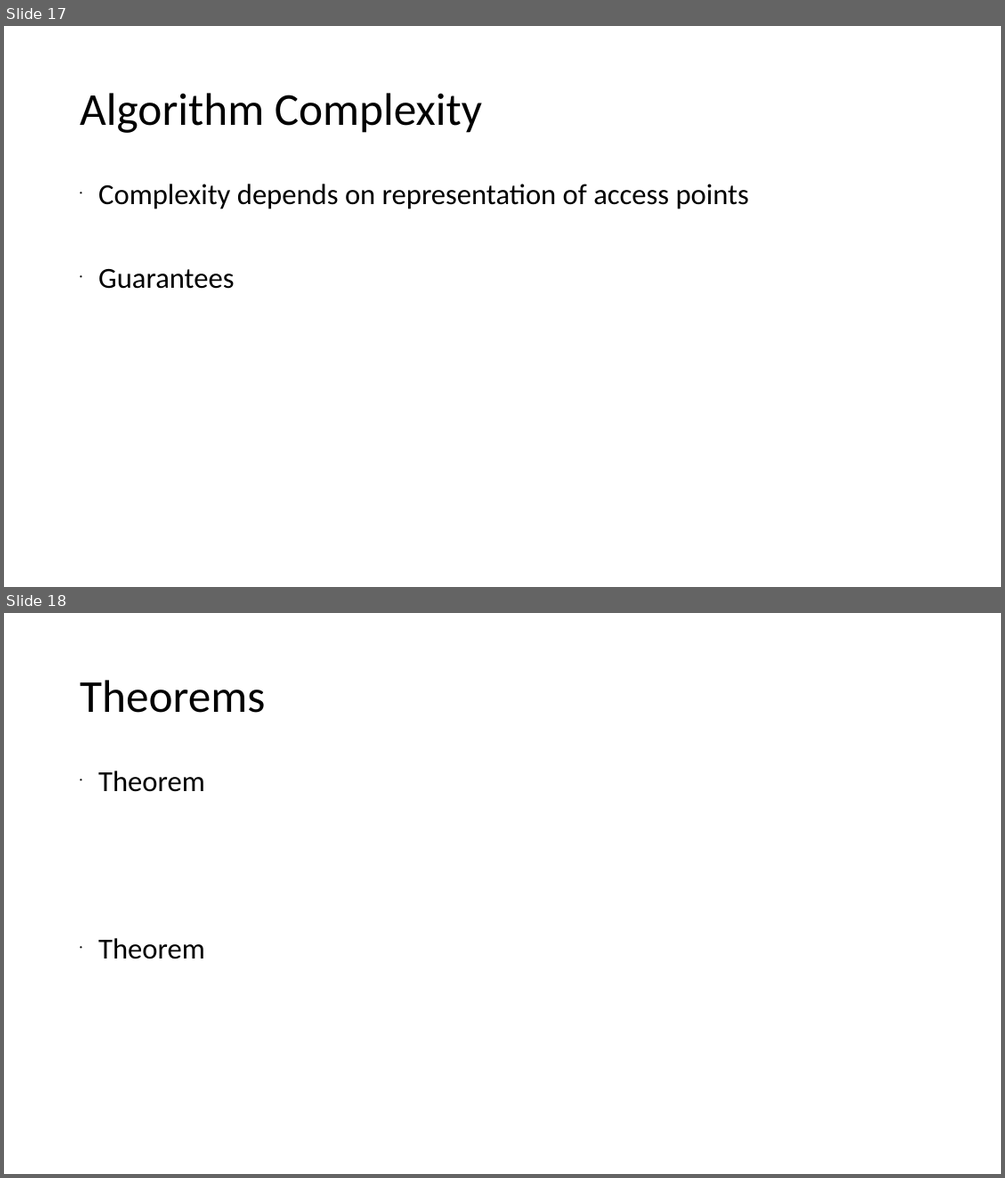
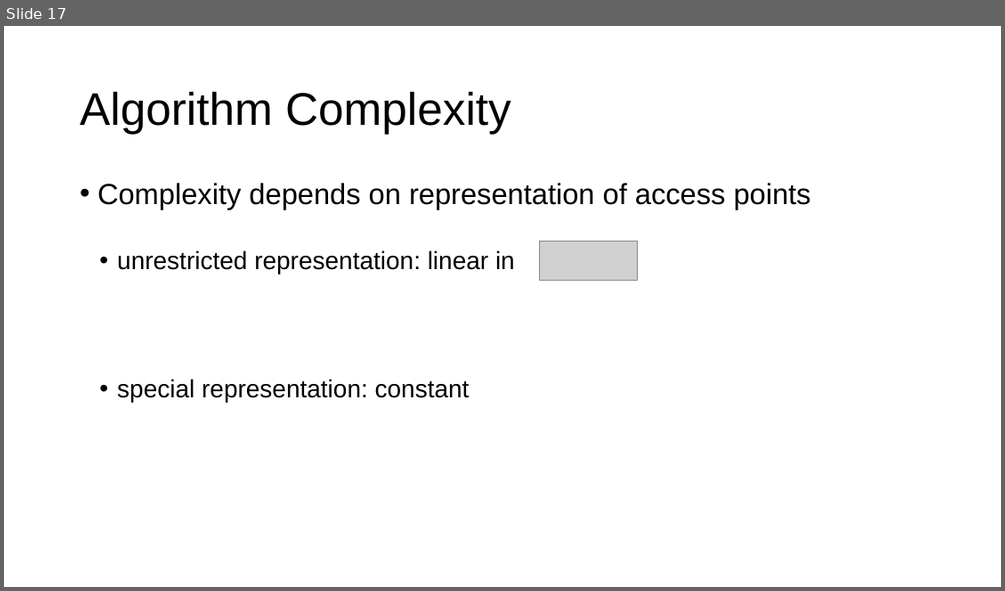
Before and after one commit to xiaohe27/Tasks, a slide deck: Slides/qual-presentation.ppt. Shown one above the other, each under a label of ours: slides 17 and 18 before the commit, slide 17 after it. The pictures are 1005x1178 and 1005x591 pixels, drawn with LibreOffice and Linux fonts; fonts in the diff are those of the drawing; grey boxes stand for pictures. Boxes give left, top, right and bottom in pixels: in the first picture for what was removed or moved away, otherwise in the second. Text is boxed around its words. In the diff, an @@ line names an element or a change of style, - is before the commit and + after.

```diff
--- a/Slides/qual-presentation.ppt
+++ b/Slides/qual-presentation.ppt
@@ slide 18 removed at (4, 613, 1001, 1174), background #FFFFFF @@
@@ title removed at (80, 680, 265, 713) @@
-Theorems
@@ text removed at (98, 771, 205, 959) @@
-• Theorem
-• Theorem
@@ slide 17 changed as well @@
@@ title "Algorithm Complexity" at (80, 91, 511, 134): font Calibri to Arial @@
@@ text at (97, 183, 811, 209): font Calibri to Arial in "Complexity depends on representation of access points"; indent changed @@
@@ text at (117, 250, 515, 402): text changed; size 28 to 24 pt; font Calibri to Arial @@
-• Guarantees
+  • unrestricted representation: linear in
+  • special representation: constant
@@ picture added at (539, 241, 637, 280) @@
```
Also in this commit, not shown: 14 other slides changed, 4 slides added, 2 other slides removed, 2 other files.
